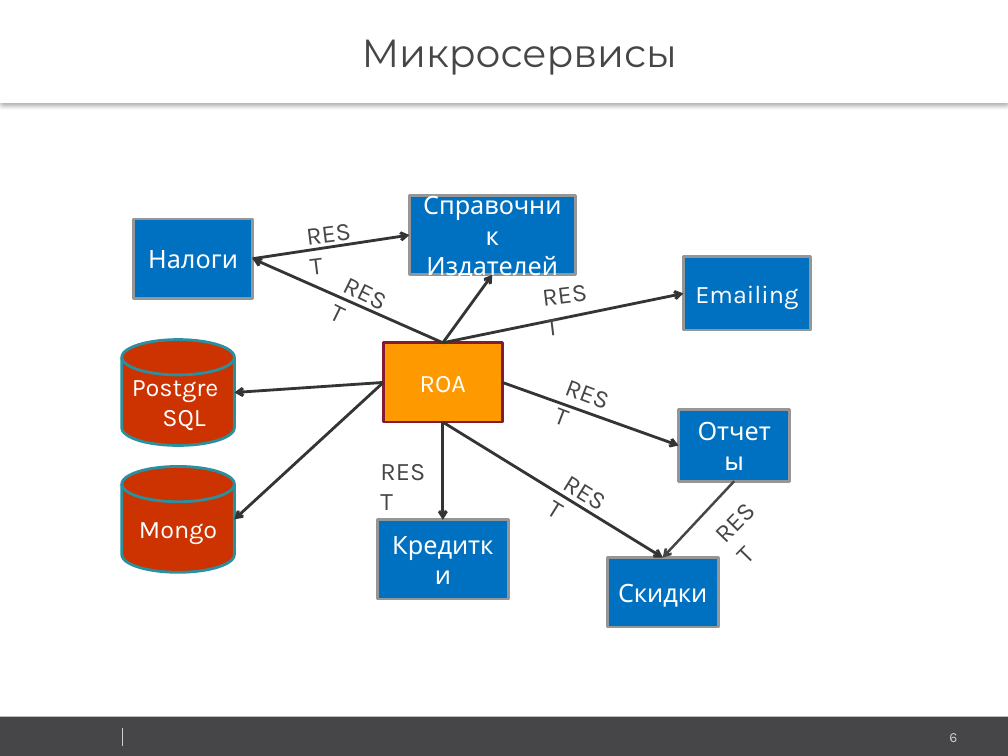
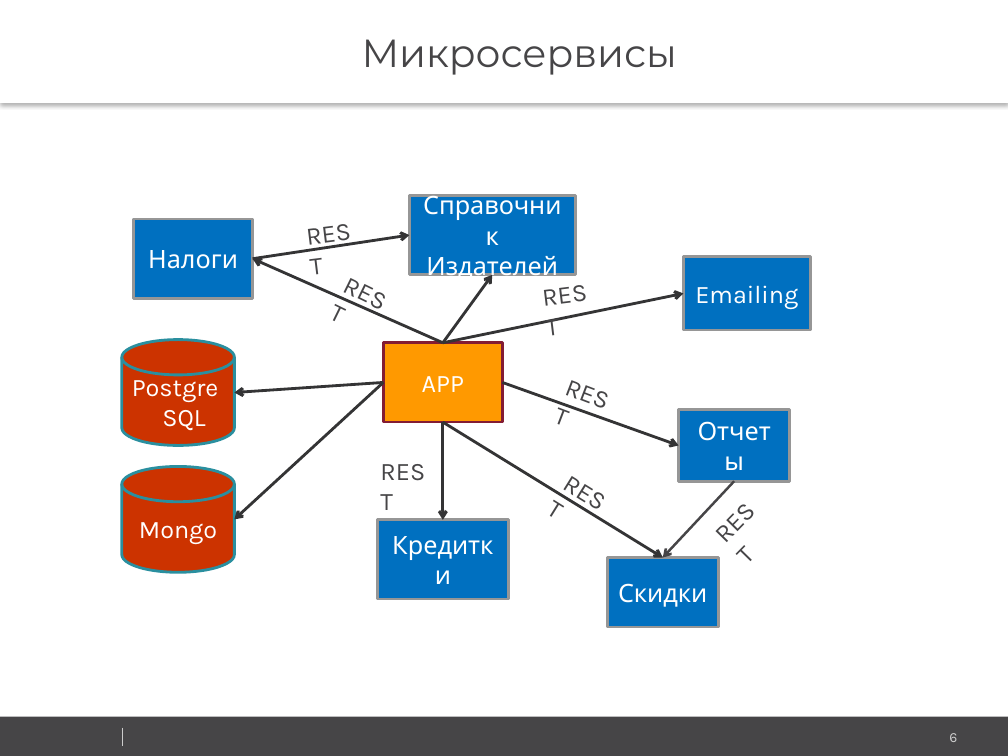
Before and after one commit to vitali-kviatkouski/personal, a slide deck: slide 6 of Microservices.pptx. Drawn at 1008x756 pixels with LibreOffice and Linux fonts; fonts in the diff are those of the drawing; background and template pictures are left out. Boxes give left, top, right and bottom in pixels: in the first picture for what was removed or moved away, otherwise in the second. Text is boxed around its words. In the diff, an @@ line names an element or a change of style, - is before the commit and + after.

```diff
--- a/Microservices.pptx
+++ b/Microservices.pptx
@@ text in rectangle at [422, 376, 464, 392]: text changed @@
-ROA
+APP
```
Also in this commit, not shown: 2 other slides changed.
